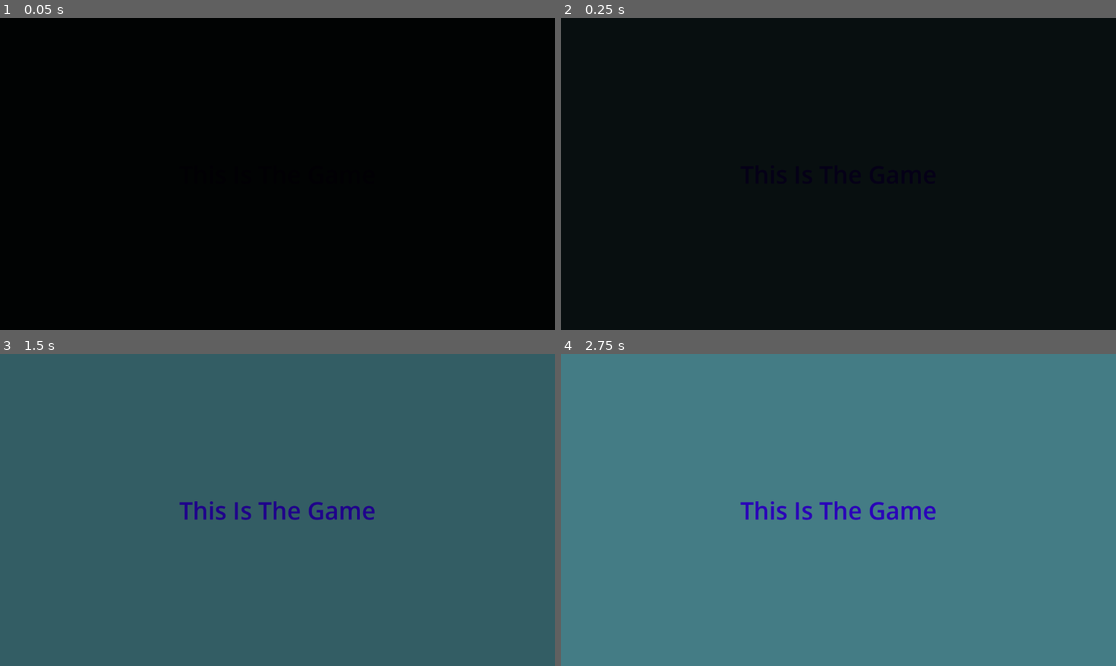
Above: before the commit, frames 1-4 (two rows, left to right).
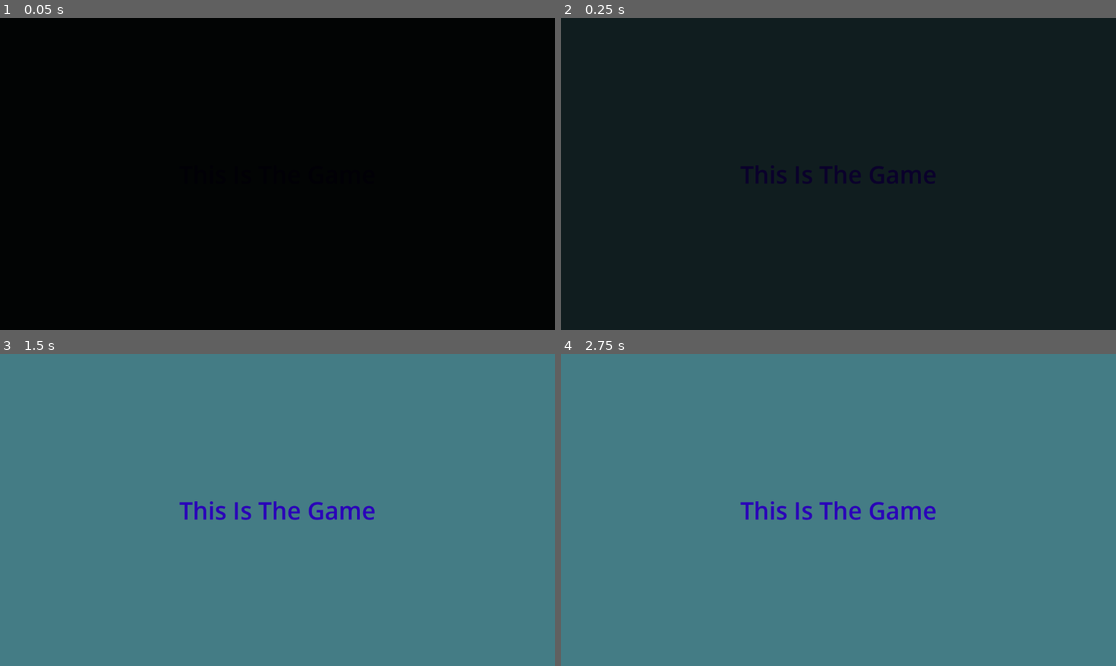
Above: after the commit, the same moments.

Repository: Ahmed-Dadousha/Multiplayer
Game: Godot game, scene res://Scenes/game.tscn
Two runs of this game, one before a commit and one after it. Both use one fixed random seed, a clock stepped at 60 frames per second and the inputs below. This scene is started directly instead of the project's main scene. The engine's default icon, where the game draws it, is replaced by a stand-in: a white triangle on a blue panel in a dark square.
Inputs:
- Up to frame 1 (0.05 s): no input
- Up to frame 2 (0.25 s): no input
- Up to frame 3 (1.5 s): hold Right (ui_right) 0.53-1.28 s; hold Down (ui_down) from 1.28 s (still down)
- Up to frame 4 (2.75 s): release Down (ui_down) at 2.03 s; hold Right (ui_right) from 2.03 s (still down)

The runs differ from the first frame. In frame 3, 100% of the frame differs, in the area x 0-100%, y 0-100%; in frame 4, nothing differs.

Commit message:
Fixed Transition Layer

Diff:
--- a/Scenes/game.tscn
+++ b/Scenes/game.tscn
@@ -1,8 +1,7 @@
-[gd_scene load_steps=4 format=3 uid="uid://c6hilgny6bh7o"]
+[gd_scene load_steps=3 format=3 uid="uid://c6hilgny6bh7o"]
 
 [ext_resource type="Script" path="res://Scripts/game.gd" id="1_q44nk"]
 [ext_resource type="PackedScene" uid="uid://do68pp74fwc75" path="res://Scenes/player.tscn" id="2_0bulw"]
-[ext_resource type="PackedScene" uid="uid://dygcbhqifywoj" path="res://Scenes/transitiontscn.tscn" id="3_pt1ll"]
 
 [node name="Game" type="Node2D"]
 script = ExtResource("1_q44nk")
@@ -37,5 +36,3 @@
 
 [node name="1" type="Node2D" parent="playerSpawnPositions" groups=["pos"]]
 position = Vector2(1003, 144)
-
-[node name="CanvasLayer" parent="." instance=ExtResource("3_pt1ll")]
--- a/Scenes/multiplayer_scene.tscn
+++ b/Scenes/multiplayer_scene.tscn
@@ -1,43 +1,7 @@
-[gd_scene load_steps=6 format=3 uid="uid://c312aa74b3nib"]
+[gd_scene load_steps=3 format=3 uid="uid://c312aa74b3nib"]
 
 [ext_resource type="Script" path="res://Scripts/multiplayer_scene.gd" id="1_sp03g"]
 [ext_resource type="Script" path="res://Scripts/LanServerVrowser.gd" id="2_fdsg8"]
-
-[sub_resource type="Animation" id="Animation_2g6kc"]
-resource_name = "fade"
-tracks/0/type = "value"
-tracks/0/imported = false
-tracks/0/enabled = true
-tracks/0/path = NodePath(".:modulate")
-tracks/0/interp = 1
-tracks/0/loop_wrap = true
-tracks/0/keys = {
-"times": PackedFloat32Array(0, 1),
-"transitions": PackedFloat32Array(1, 1),
-"update": 0,
-"values": [Color(0, 0, 0, 0), Color(0, 0, 0, 1)]
-}
-
-[sub_resource type="Animation" id="Animation_ii60x"]
-length = 0.001
-tracks/0/type = "value"
-tracks/0/imported = false
-tracks/0/enabled = true
-tracks/0/path = NodePath(".:modulate")
-tracks/0/interp = 1
-tracks/0/loop_wrap = true
-tracks/0/keys = {
-"times": PackedFloat32Array(0),
-"transitions": PackedFloat32Array(1),
-"update": 0,
-"values": [Color(0, 0, 0, 1)]
-}
-
-[sub_resource type="AnimationLibrary" id="AnimationLibrary_w7cxa"]
-_data = {
-"RESET": SubResource("Animation_ii60x"),
-"fade": SubResource("Animation_2g6kc")
-}
 
 [node name="MultiplayerScene" type="Control"]
 layout_mode = 3
@@ -47,24 +11,6 @@
 grow_horizontal = 2
 grow_vertical = 2
 script = ExtResource("1_sp03g")
-
-[node name="CanvasLayer" type="CanvasLayer" parent="."]
-visible = false
-
-[node name="ColorRect" type="ColorRect" parent="CanvasLayer"]
-modulate = Color(0, 0, 0, 1)
-anchors_preset = 15
-anchor_right = 1.0
-anchor_bottom = 1.0
-grow_horizontal = 2
-grow_vertical = 2
-color = Color(0, 0, 0, 1)
-
-[node name="AnimationPlayer" type="AnimationPlayer" parent="CanvasLayer"]
-root_node = NodePath("../ColorRect")
-libraries = {
-"": SubResource("AnimationLibrary_w7cxa")
-}
 
 [node name="Controls" type="VBoxContainer" parent="."]
 layout_mode = 1
--- a/Scenes/transitiontscn.tscn
+++ b/Scenes/transitiontscn.tscn
@@ -1,8 +1,9 @@
-[gd_scene load_steps=4 format=3 uid="uid://dygcbhqifywoj"]
+[gd_scene load_steps=5 format=3 uid="uid://dygcbhqifywoj"]
+
+[ext_resource type="Script" path="res://Scripts/transitiontscn.gd" id="1_kw2wm"]
 
 [sub_resource type="Animation" id="Animation_i6ahe"]
 resource_name = "fade"
-length = 2.0
 tracks/0/type = "value"
 tracks/0/imported = false
 tracks/0/enabled = true
@@ -10,10 +11,10 @@
 tracks/0/interp = 1
 tracks/0/loop_wrap = true
 tracks/0/keys = {
-"times": PackedFloat32Array(0, 2),
+"times": PackedFloat32Array(0, 1),
 "transitions": PackedFloat32Array(1, 1),
 "update": 0,
-"values": [Color(0, 0, 0, 1), Color(0, 0, 0, 0)]
+"values": [Color(0, 0, 0, 0), Color(0, 0, 0, 1)]
 }
 
 [sub_resource type="Animation" id="Animation_fk501"]
@@ -38,6 +39,8 @@
 }
 
 [node name="CanvasLayer" type="CanvasLayer"]
+visible = false
+script = ExtResource("1_kw2wm")
 
 [node name="ColorRect" type="ColorRect" parent="."]
 modulate = Color(1, 1, 1, 0)
@@ -52,4 +55,3 @@
 libraries = {
 "": SubResource("AnimationLibrary_83hxk")
 }
-autoplay = "fade"
--- a/Scripts/game.gd
+++ b/Scripts/game.gd
@@ -4,6 +4,7 @@
 
 # Called when the node enters the scene tree for the first time.
 func _ready():
+	Transitiontscn.animateReverse()
 
 	NetworkManger.connect("player_disconnected", playerDisconnected)
 
--- a/Scripts/multiplayer_scene.gd
+++ b/Scripts/multiplayer_scene.gd
@@ -64,9 +64,6 @@
 	Global.players.clear()
 
 func _on_start_pressed():
-	$CanvasLayer.visible = true
-	$CanvasLayer/AnimationPlayer.play("fade")
-	await $CanvasLayer/AnimationPlayer.animation_finished
 	NetworkManger.nextScene.rpc()
 
 # My Custem Functions
--- a/Scripts/networkManger.gd
+++ b/Scripts/networkManger.gd
@@ -78,6 +78,7 @@
 @rpc("any_peer", "call_local")
 func nextScene():
 	# Change Scene to Gane Scene
+	await Transitiontscn.animate()
 	get_tree().change_scene_to_file(NextScene)
 
 @rpc("any_peer", "call_local")
--- /dev/null
+++ b/Scripts/transitiontscn.gd
@@ -0,0 +1,13 @@
+extends CanvasLayer
+
+
+func animate():
+	$".".visible = true
+	$AnimationTree.play("fade")
+	await  $AnimationTree.animation_finished
+	$".".visible = false
+func animateReverse():
+	$".".visible = true
+	$AnimationTree.play_backwards("fade")
+	await  $AnimationTree.animation_finished
+	$".".visible = false
--- a/project.godot
+++ b/project.godot
@@ -19,6 +19,7 @@
 
 Global="*res://Scripts/Global.gd"
 NetworkManger="*res://Scripts/networkManger.gd"
+Transitiontscn="*res://Scenes/transitiontscn.tscn"
 
 [display]
 
